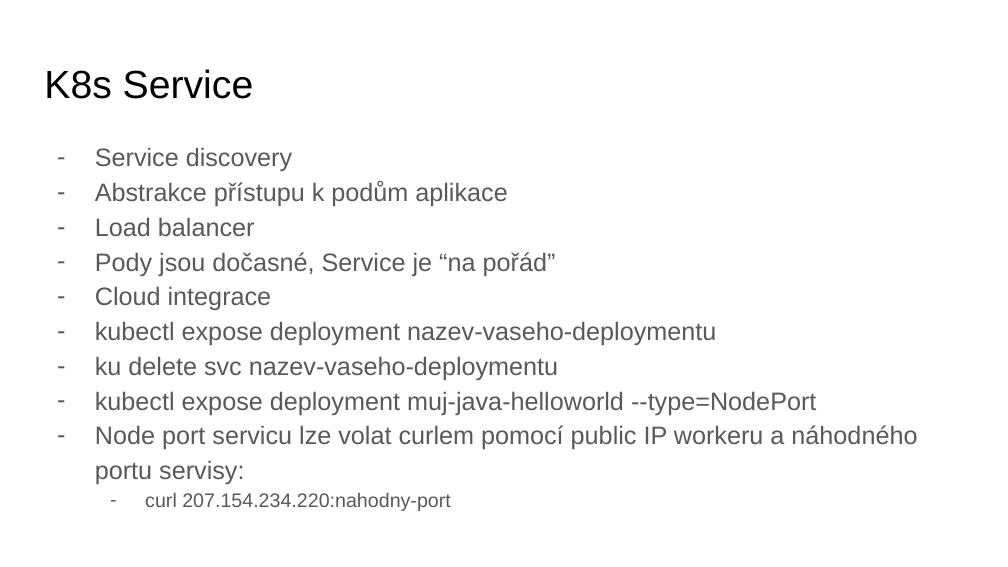
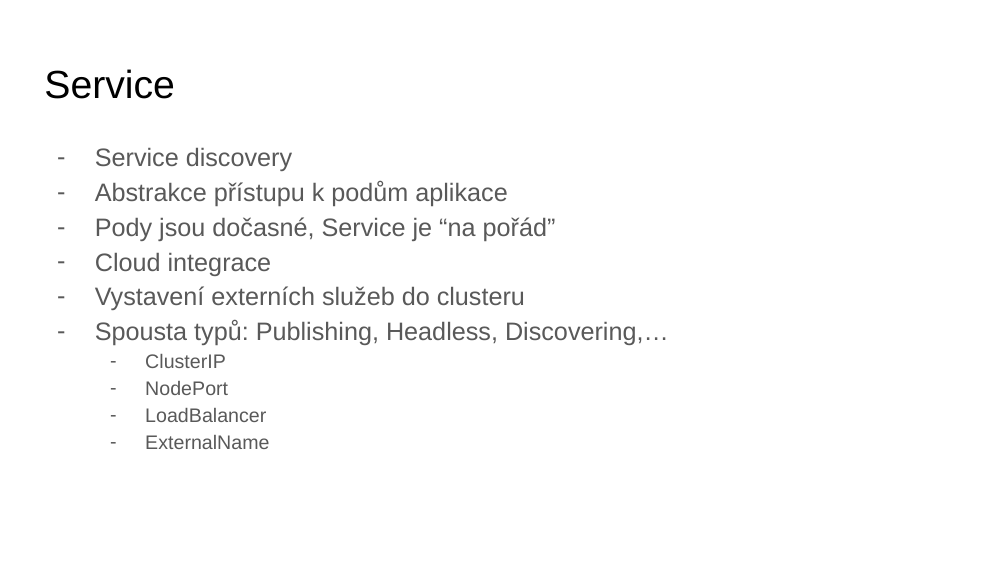
Before and after one commit to sqn-sources/kubernetes-workshop, a slide deck: slide 19 of k8s školení.pptx (slide 18 before the commit). Drawn at 1008x567 pixels with LibreOffice and Linux fonts; fonts in the diff are those of the drawing; background and template pictures are left out. Boxes give left, top, right and bottom in pixels: in the first picture for what was removed or moved away, otherwise in the second. Text is boxed around its words. In the diff, an @@ line names an element or a change of style, - is before the commit and + after.

```diff
--- a/k8s školení.pptx
+++ b/k8s školení.pptx
@@ title at (44,69,175,99): text changed @@
-K8s Service
+Service
@@ text at (95,217,255,236): paragraph removed @@
-– Load balancer
@@ text at (95,286,669,449): text changed @@
-– kubectl expose deployment nazev-vaseho-deploymentu
-– ku delete svc nazev-vaseho-deploymentu
-– kubectl expose deployment muj-java-helloworld --type=NodePort
-– Node port servicu lze volat curlem pomocí public IP workeru a náhodného portu servisy:
-  – curl 207.154.234.220:nahodny-port
+– Vystavení externích služeb do clusteru
+– Spousta typů: Publishing, Headless, Discovering,…
+  – ClusterIP
+  – NodePort
+  – LoadBalancer
+  – ExternalName
```
Also in this commit, not shown: 3 other slides changed, 5 slides added, 9 slides removed, 10 other files.
